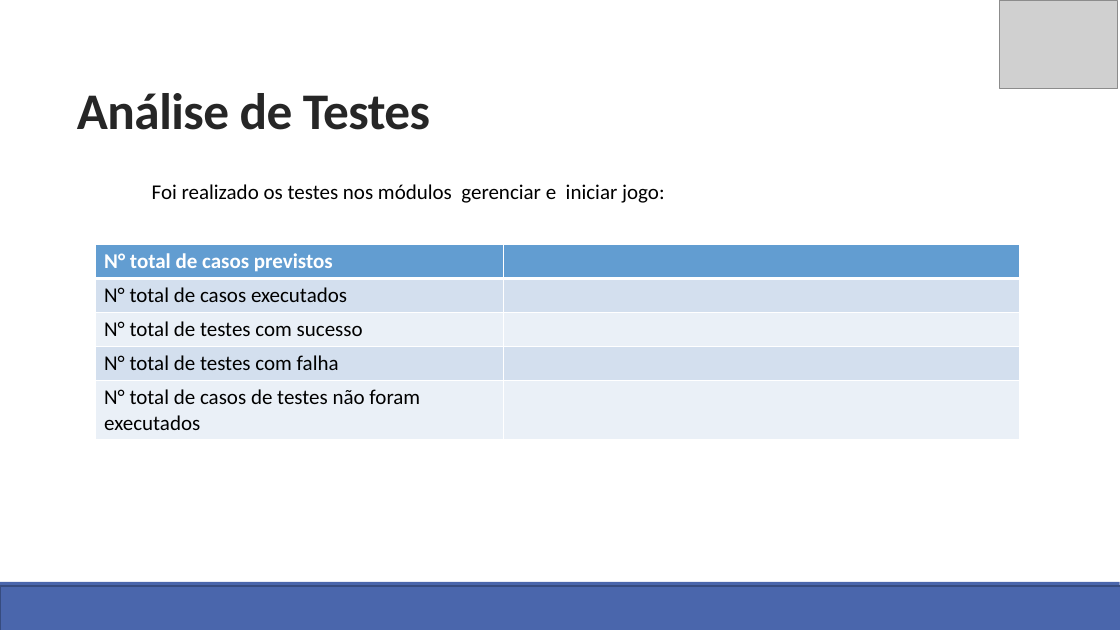
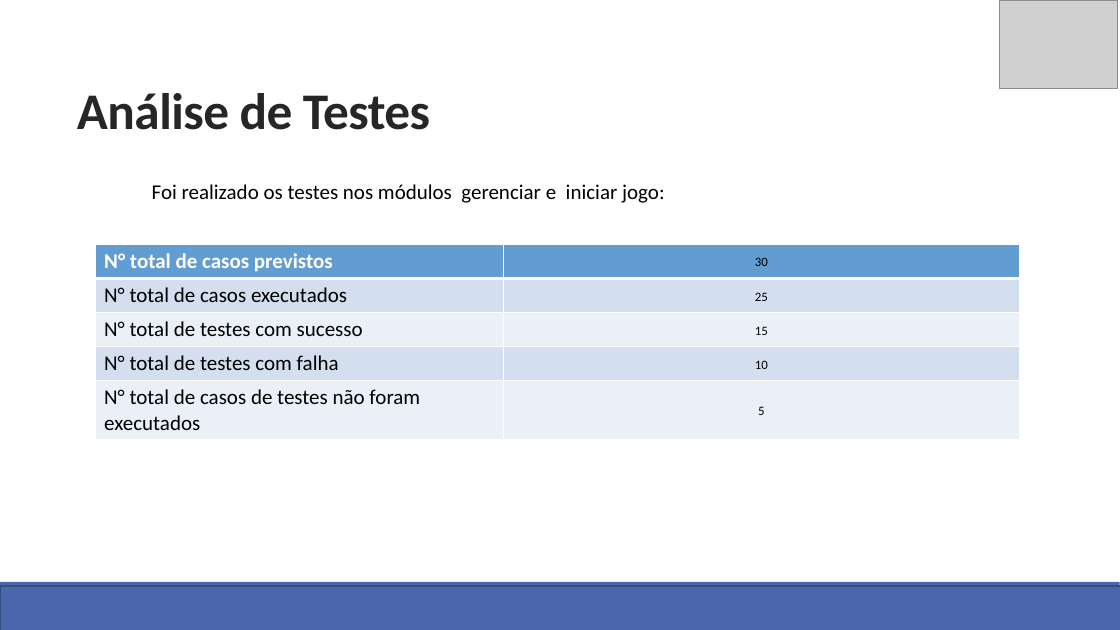
Before and after one commit to richardsontiburcio/TesteDeSoftware, a slide deck: slide 6 of CT-Apresentacao/Apresentacao.pptx. Drawn at 1120x630 pixels with LibreOffice and Linux fonts; fonts in the diff are those of the drawing; grey boxes stand for pictures; background and template pictures are left out. Boxes give left, top, right and bottom in pixels: in the first picture for what was removed or moved away, otherwise in the second. Text is boxed around its words. In the diff, an @@ line names an element or a change of style, - is before the commit and + after.

Commit message:
Atualizando Apresentação
Atualizando Apresentação

```diff
--- a/CT-Apresentacao/Apresentacao.pptx
+++ b/CT-Apresentacao/Apresentacao.pptx
@@ table at [96,245,1020,440] @@
-row 1, column 2: 
+row 1, column 2: 30
-row 2, column 2: 
+row 2, column 2: 25
-row 3, column 2: 
+row 3, column 2: 15
-row 4, column 2: 
+row 4, column 2: 10
-row 5, column 2: 
+row 5, column 2: 5
```
